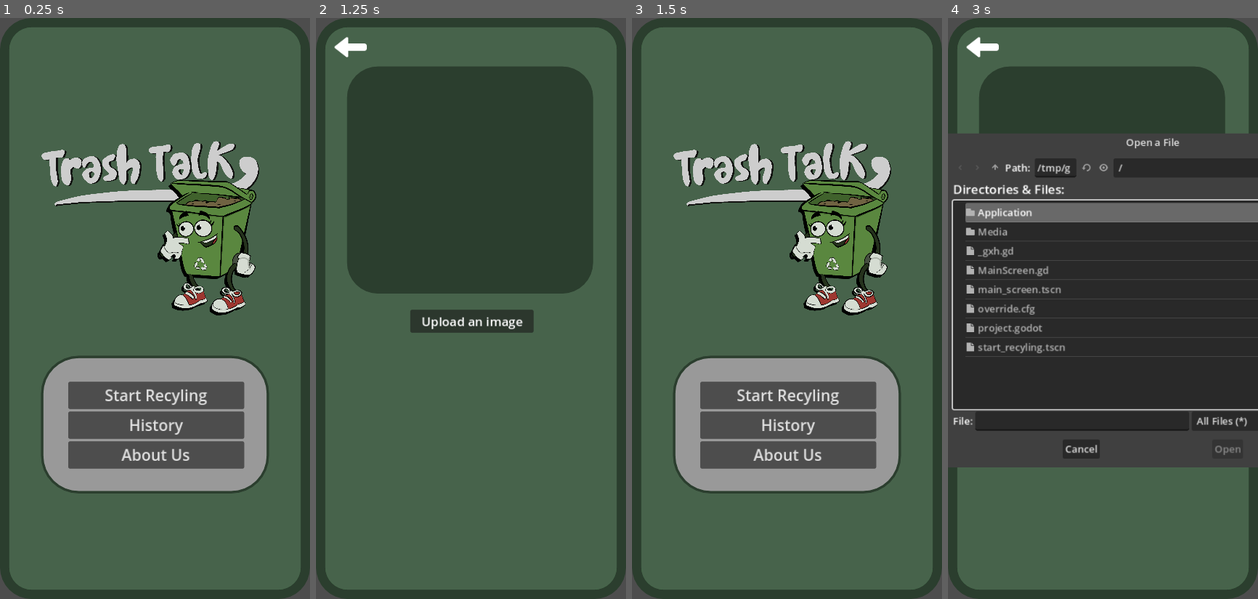
Above: before the commit, frames 1-4 (left to right).
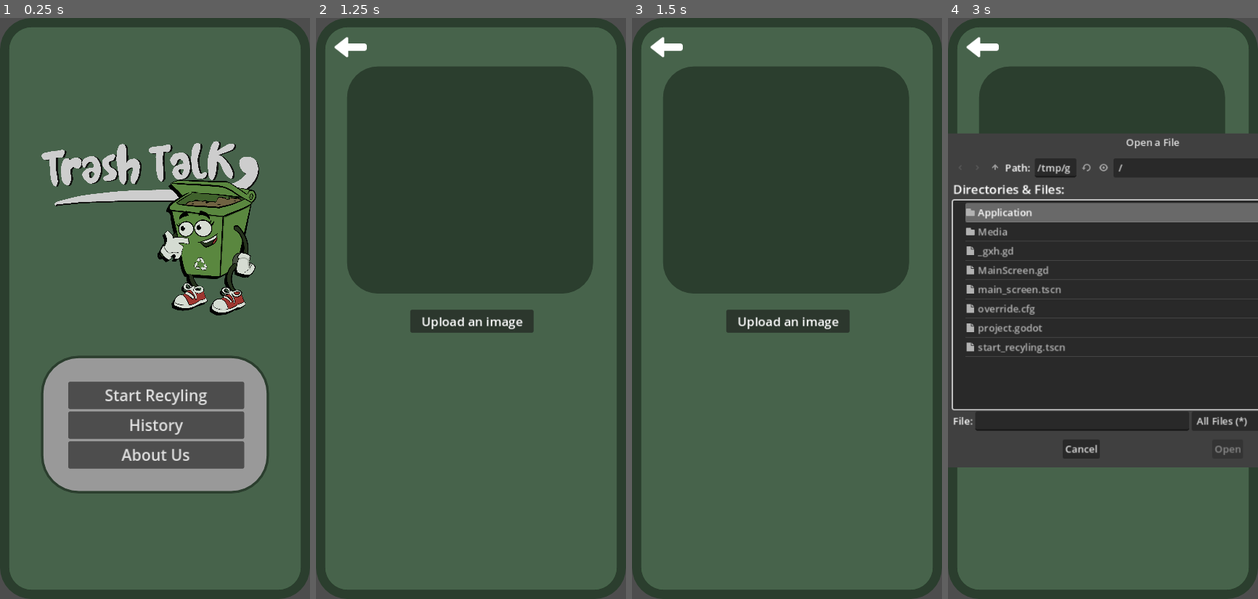
Above: after the commit, the same moments.

Repository: JeremieBolduc/polyhx-h2024
Game: Godot game, scene res://Application/main_screen.tscn
Two runs of this game, one before a commit and one after it. Both use one fixed random seed, a clock stepped at 60 frames per second and the inputs below.
Inputs (mouse positions are in pixels of both pictures, inside the frame that each line leads up to):
- Up to frame 1 (0.25 s): no input
- Up to frame 2 (1.25 s): click "Start Recyling" at 0.5 s
- Up to frame 3 (1.5 s): click (666, 47) at 1.25 s
- Up to frame 4 (3 s): click (1103, 395) at 2 s, where only the run before the commit has a clickable "Start Recyling"; click "Upload an image" at 2.75 s

Frames 1-2 are identical in both runs. In frame 3, 42% of the frame differs, in the area x 5-90%, y 3-82%; in frame 4, nothing differs.

Commit message:
fix: updated route usage

Diff:
--- /dev/null
+++ b/Godot/Application/help.tscn
@@ -0,0 +1,14 @@
+[gd_scene load_steps=2 format=3 uid="uid://d0n004e2g1wqv"]
+
+[ext_resource type="PackedScene" uid="uid://d4b8037q6kkr0" path="res://Application/template.tscn" id="1_02hcp"]
+
+[node name="Control" type="Control"]
+layout_mode = 3
+anchors_preset = 15
+anchor_right = 1.0
+anchor_bottom = 1.0
+grow_horizontal = 2
+grow_vertical = 2
+
+[node name="Screen" parent="." instance=ExtResource("1_02hcp")]
+layout_mode = 1
--- a/Godot/Application/start_recyling.gd
+++ b/Godot/Application/start_recyling.gd
@@ -47,7 +47,7 @@
 
 		var headers = ["Content-Type: application/json;"]
 		var status = http_request.request(
-			"http://localhost:8000/image",
+			"http://localhost:8000/items",
 			headers,
 			HTTPClient.METHOD_POST,
 			JSON.stringify(payload)
--- a/Godot/Application/start_recyling.tscn
+++ b/Godot/Application/start_recyling.tscn
@@ -25,7 +25,6 @@
 
 [node name="Screen" parent="." instance=ExtResource("2_qys28")]
 layout_mode = 1
-urlToMainMenu = "res://Application/main_screen.tscn"
 
 [node name="Image" type="Panel" parent="."]
 layout_mode = 1
Not shown: 1 places in Godot/Application/start_recyling.tscn that only renumber resources
